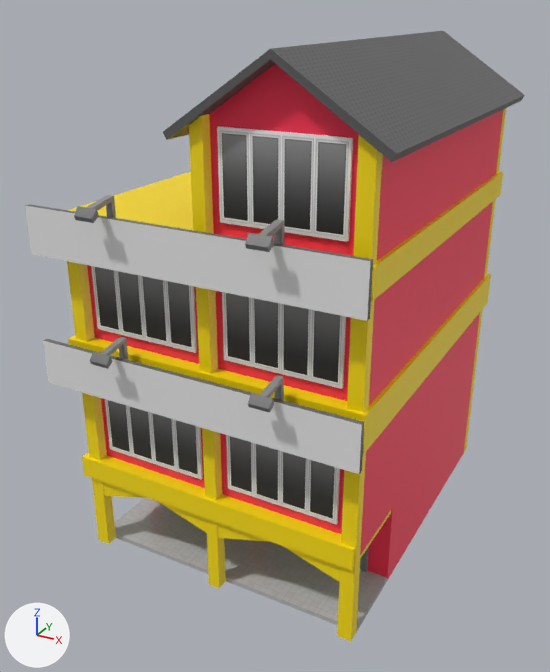
A saved change to the FBX model Assets/3D Asset/Asset/BanguanFix/Building/Perumahan/TestingLayouting/RukoBesar/RukoBesar5.fbx.
Before and after are seen from a 50 mm lens placed at (13.4, -21.5, 20.9), pointed at (-0.4, 3.6, 8.4). Every picture has the same lights, and +X, +Y and +Z are marked at lower left. The picture after the commit comes second. Objects named as collision shapes, trigger or cutter boxes, shadow casters or lower levels of detail are left out. Where no turn or scale is listed for an object, it has been applied to the vertices.

Names of what the first picture shows: 'Body1RukoBesar6_LOD0', 'Body2RukoBesar6_LOD0', 'Body3RukoBesar6_LOD0'.
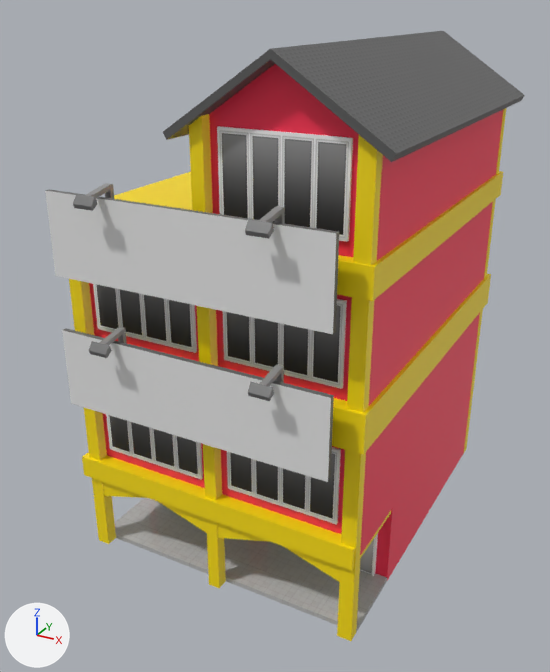
Patch to the scene script:
```diff
--- a/Assets/3D Asset/Asset/BanguanFix/Building/Perumahan/TestingLayouting/RukoBesar/RukoBesar5.fbx.py
+++ b/Assets/3D Asset/Asset/BanguanFix/Building/Perumahan/TestingLayouting/RukoBesar/RukoBesar5.fbx.py
@@ me_cube_300 @@
 # used by ob_body3rukobesar6_lod0; location = (-0.14, -2.97, 8.63)
-me_cube_300.from_pydata(...)  # 160 vertices, 144 faces; spans x -6.34..6.34, y -0.9..1.08, z -0.87..6.52
+me_cube_300.from_pydata(...)  # 160 vertices, 144 faces; spans x -5.31..5.31, y -0.9..1.08, z -1.5..6.91
+# me_cube_300 part 1: the loose piece of 8 vertices spanning x -6.34..6.34, y -0.08..0.12, z -0.87..0.87 is scaled about its middle by (0.838, 1, 1.73)
+# me_cube_300 part 2: the loose piece of 8 vertices spanning x -6.34..6.34, y -0.08..0.12, z 4.19..5.92 is scaled about its middle by (0.838, 1, 1.73)
+# me_cube_300 part 3: all 20 vertices in x -3.38..-2.61, y -0.9..0.51, z 0.92..1.47 are moved by (0.0, 0.0, 0.39)
+# me_cube_300 part 4: all 20 vertices in x 2.89..3.67, y -0.9..0.51, z 0.92..1.47 are moved by (0.0, 0.0, 0.39)
+# me_cube_300 part 5: all 20 vertices in x -3.38..-2.61, y -0.9..0.51, z 5.98..6.52 are moved by (0.0, 0.0, 0.39)
+# me_cube_300 part 6: all 20 vertices in x 2.89..3.67, y -0.9..0.51, z 5.98..6.52 are moved by (0.0, 0.0, 0.39)
 me_cube_300.materials.append(mat_props)
@@ me_cube_397 @@
+me_cube_397.from_pydata(...)  # 212 vertices, 176 faces; spans x -5.33..5.34, y 1.24..1.67, z 0.19..2.75
+me_cube_397.materials.append(mat_trimsheet)  # picture img_trimsheet_png
@@ ob_pintu2rukobesar6_lod0 @@
+ob_pintu2rukobesar6_lod0 = bpy.data.objects.new('Pintu2RukoBesar6_LOD0', me_cube_397)
+ob_pintu2rukobesar6_lod0.location = (0.0, 0.0, 0.0)
```

Where the change shows, as pixel boxes (x1, y1, x2, y2) in the pictures (550 x 672 px; the box of a moved part takes in the faces that stretch with it):
'Body3RukoBesar6_LOD0', reshaped (15% narrower, 7% taller): before (25, 195, 373, 474); after (45, 183, 339, 482)
'Pintu2RukoBesar6_LOD0', added: after (360, 533, 378, 576)
part 1 of me_cube_300, moved or reshaped: before (43, 339, 364, 474); after (62, 328, 334, 482)
part 2 of me_cube_300, moved or reshaped: before (25, 204, 373, 321); after (45, 189, 339, 334)
part 3 of me_cube_300, moved or reshaped: before (90, 337, 128, 369); after (89, 327, 127, 358)
part 4 of me_cube_300, moved or reshaped: before (248, 375, 284, 413); after (248, 364, 284, 401)
part 5 of me_cube_300, moved or reshaped: before (74, 195, 116, 223); after (73, 183, 114, 211)
part 6 of me_cube_300, moved or reshaped: before (245, 219, 285, 252); after (245, 206, 285, 239)
